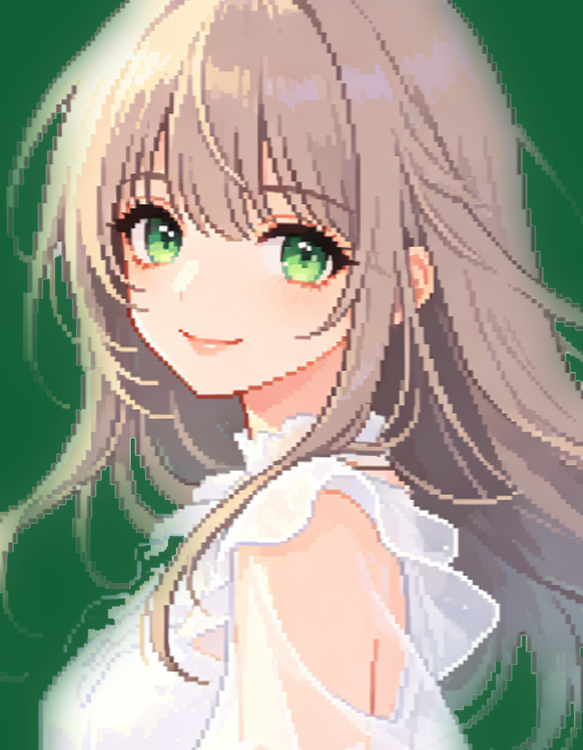
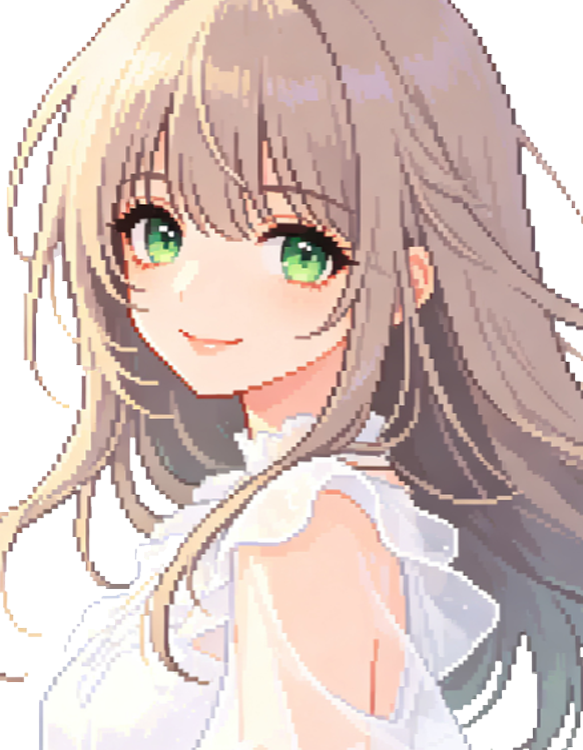
Comparing the layer stacks of the two 583x750 images. Changes:
hid "图层 4" over [0, 0, 583, 750]
hid "图层 3" over [0, 0, 583, 750]